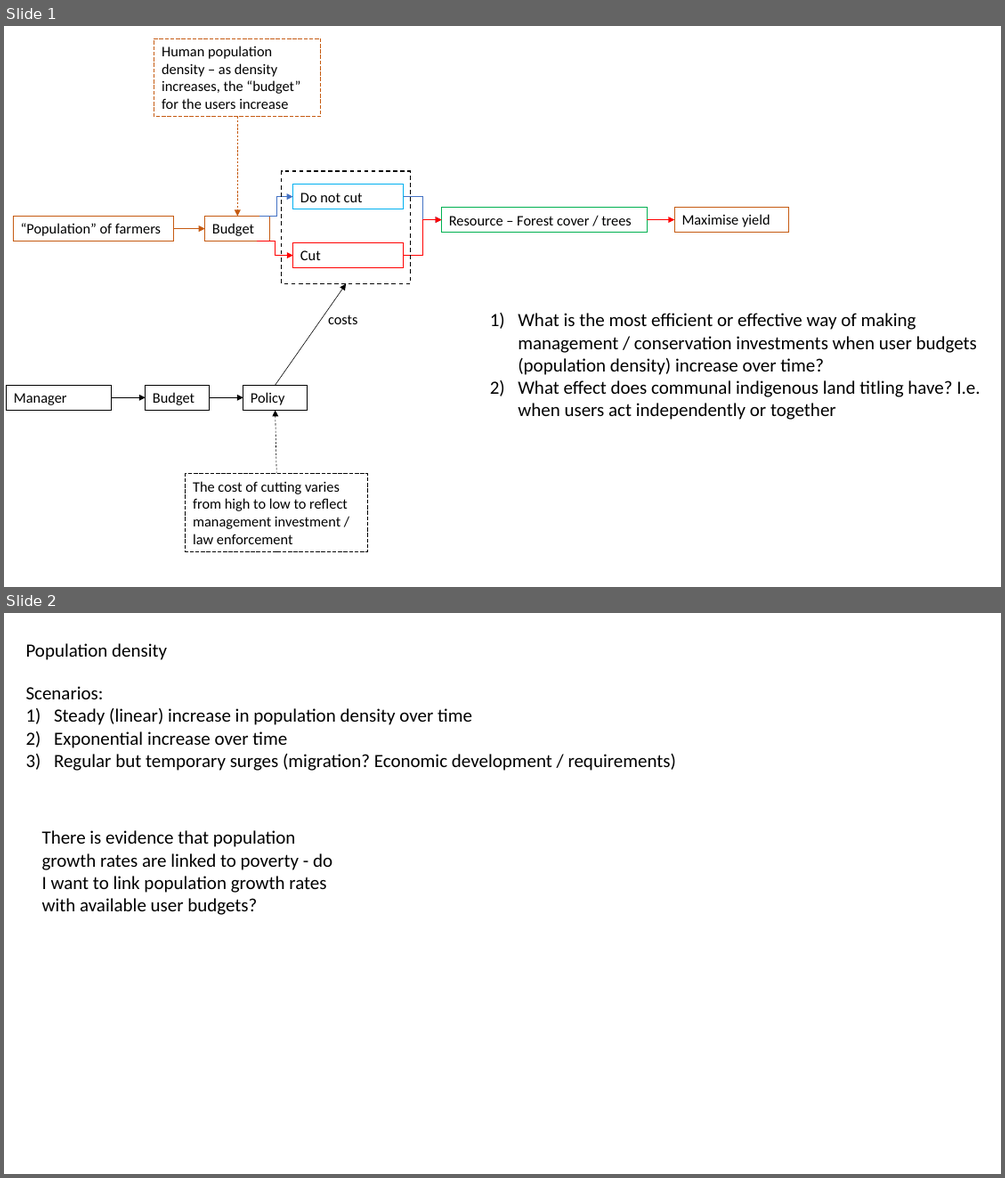
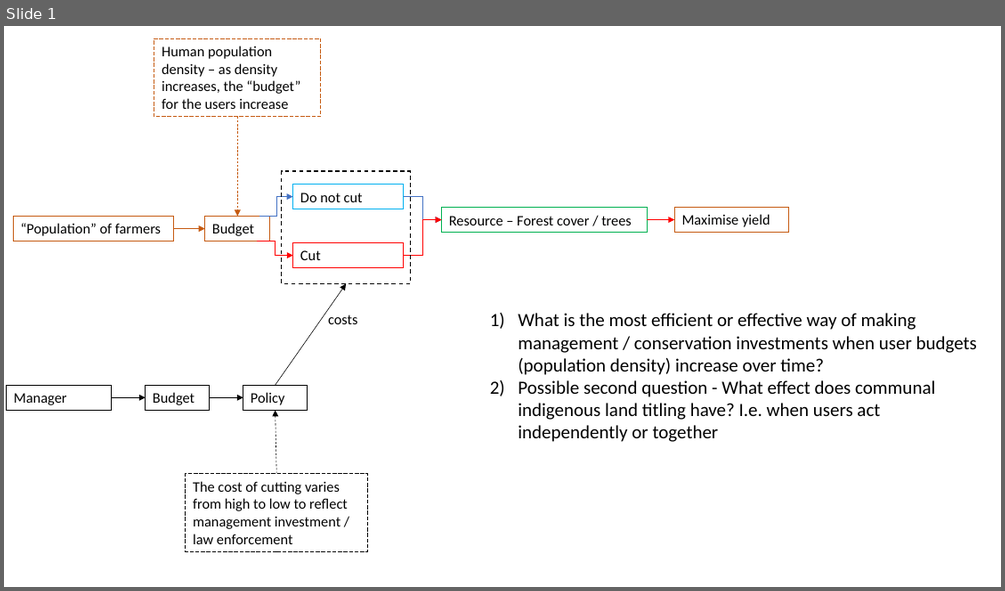
Before and after one commit to mattnuttall00/PhD_Chapter4, a slide deck: Investment_details.pptx. Shown one above the other, each under a label of ours: slides 1 and 2 before the commit, slide 1 after it. The pictures are 1005x1178 and 1005x591 pixels, drawn with LibreOffice and Linux fonts; fonts in the diff are those of the drawing. Boxes give left, top, right and bottom in pixels: in the first picture for what was removed or moved away, otherwise in the second. Text is boxed around its words. In the diff, an @@ line names an element or a change of style, - is before the commit and + after.

```diff
--- a/Investment_details.pptx
+++ b/Investment_details.pptx
@@ slide 2 removed at [4,613,1001,1174], background #FFFFFF @@
@@ text removed at [26,643,167,660] @@
-Population density
@@ text removed at [26,686,676,771] @@
-Scenarios:
-1) Steady (linear) increase in population density over time
-2) Exponential increase over time
-3) Regular but temporary surges (migration? Economic development / requirements)
@@ text removed at [42,830,332,915] @@
-There is evidence that population growth rates are linked to poverty - do I want to link population growth rates with available user budgets?
@@ slide 1 changed as well @@
@@ text at [518,380,935,442]: text changed @@
-2) What effect does communal indigenous land titling have? I.e. when users act independently or together
+2) Possible second question - What effect does communal indigenous land titling have? I.e. when users act independently or together
```
Also in this commit, not shown: 5 slides added, 1 other file.
